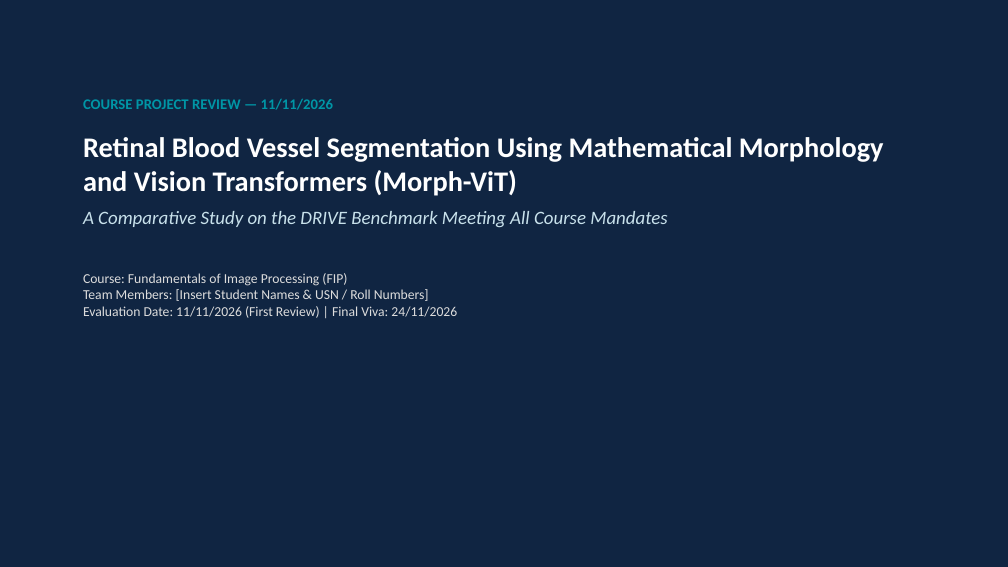
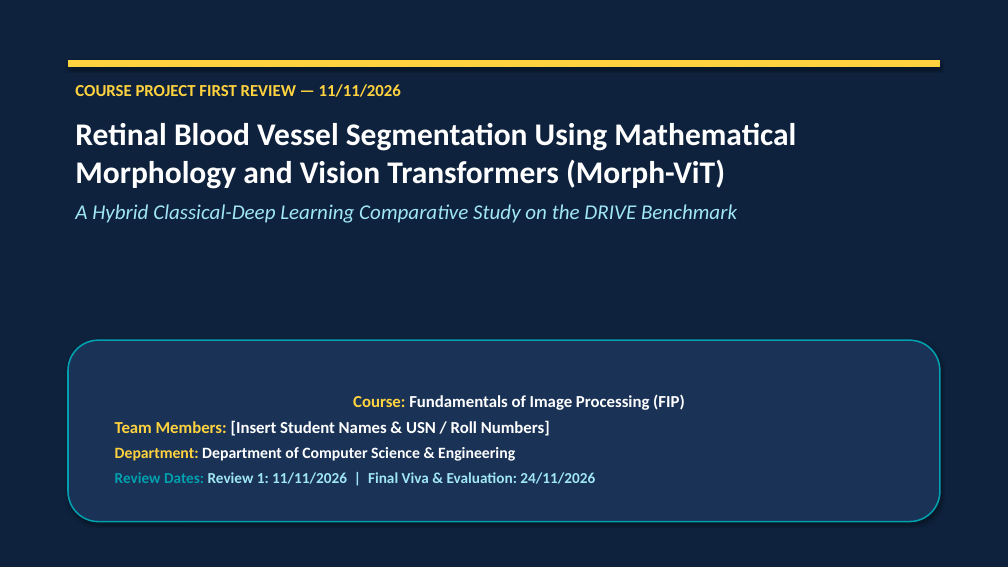
Before and after one commit to pavanpoojary348/retinal-vessel-segmentation, a slide deck: slide 1 of presentation.pptx. Drawn at 1008x567 pixels with LibreOffice and Linux fonts; fonts in the diff are those of the drawing. Boxes give left, top, right and bottom in pixels: in the first picture for what was removed or moved away, otherwise in the second. Text is boxed around its words. In the diff, an @@ line names an element or a change of style, - is before the commit and + after.

Commit message:
style: enlarge presentation typography and fix title slide contrast

```diff
--- a/presentation.pptx
+++ b/presentation.pptx
@@ rectangle at bbox=[0, 0, 1008, 567]: fill #102542 to #0E223D; outline #102542 0.75 pt to #0E223D 0.75 pt @@
@@ text "COURSE PROJECT FIRST REVIEW — ...": place and size @@
-text "COURSE PROJECT FIRST REVIEW — ..." at bbox=[83, 99, 884, 318]
+text "COURSE PROJECT FIRST REVIEW — ..." at bbox=[75, 84, 796, 223]
@@ rectangle added at bbox=[68, 60, 940, 67], fill #FFD23F, outline #FFD23F 0.75 pt @@
@@ text at bbox=[75, 84, 401, 97]: text changed; size 14 to 16 pt; text colour #0096A6 to #FFD23F @@
-COURSE PROJECT REVIEW — 11/11/2026
+COURSE PROJECT FIRST REVIEW — 11/11/2026
@@ text at bbox=[75, 123, 796, 189]: size 27 to 30 pt in "Retinal Blood Vessel Segmentation Using Mathematical Morphol ..."; less space between paragraphs @@
@@ text at bbox=[75, 204, 737, 223]: text changed; size 13 to 20 pt; text colour #DCDCDC to #A0E6F5; italic on @@
-A Comparative Study on the DRIVE Benchmark Meeting All Course Mandates
-Course: Fundamentals of Image Processing (FIP)
-Team Members: [Insert Student Names & USN / Roll Numbers]
-Evaluation Date: 11/11/2026 (First Review) | Final Viva: 24/11/2026
+A Hybrid Classical-Deep Learning Comparative Study on the DRIVE Benchmark
@@ rounded rectangle added at bbox=[68, 340, 940, 522], fill #193255, outline #00A0AF 1.5 pt, 16 pt, text #FFFFFF, bold @@
+Course: Fundamentals of Image Processing (FIP)
+Team Members: [Insert Student Names & USN / Roll Numbers]
+Department: Department of Computer Science & Engineering
+Review Dates: Review 1: 11/11/2026 | Final Viva & Evaluation: 24/11/2026
```
Also in this commit, not shown: 6 other slides changed, 5 other files.
